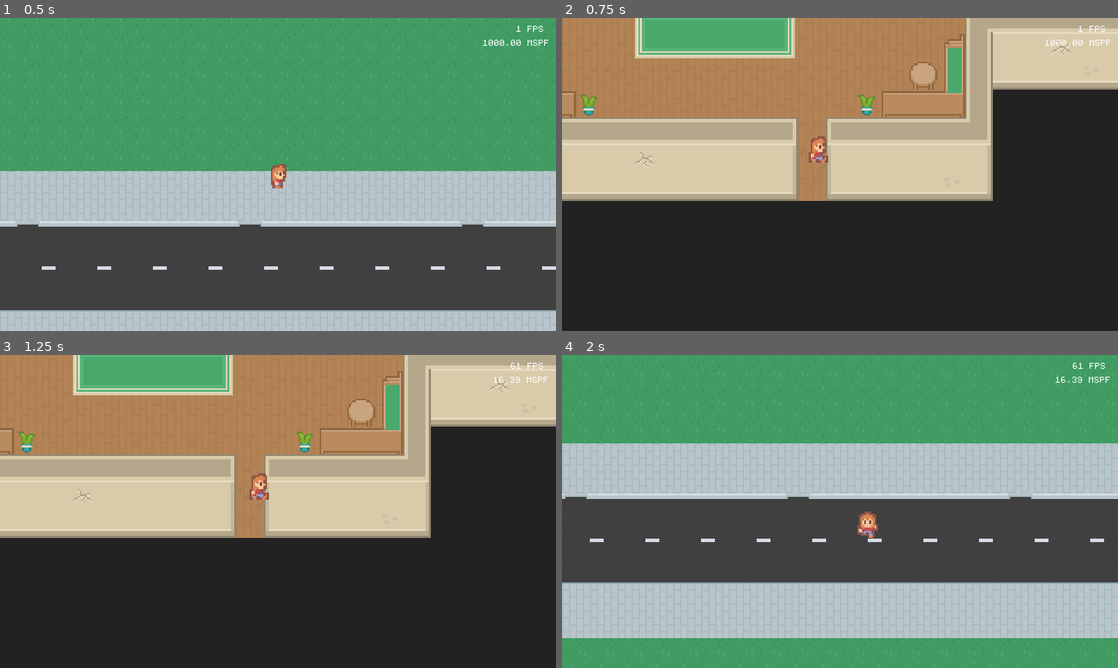
Above: before the commit, frames 1-4 (two rows, left to right).
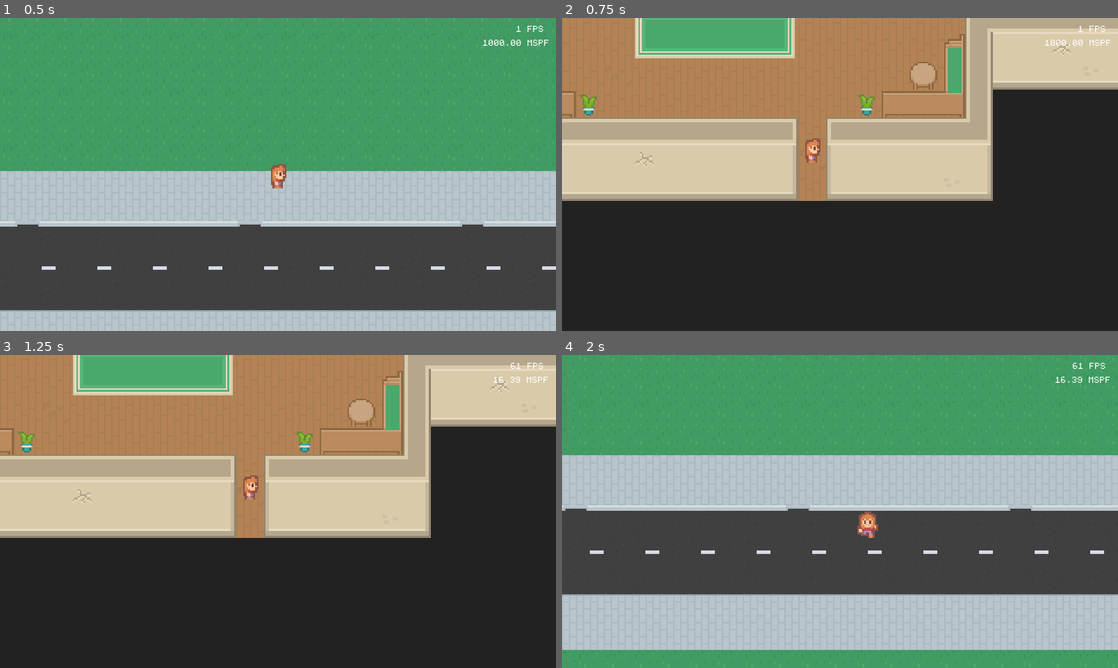
Above: after the commit, the same moments.

Repository: SilentByte/cysec-intern
Game: Godot game, scene res://scenes/main.tscn
Two runs of this game, one before a commit and one after it. Both use one fixed random seed, a clock stepped at 60 frames per second and the inputs below.
Inputs (mouse positions are in pixels of both pictures, inside the frame that each line leads up to):
- Up to frame 1 (0.5 s): no input
- Up to frame 2 (0.75 s): tap Enter at 0.5 s; move the mouse to (962, 158) at 0.52 s; hold D (move_east) from 0.53 s (still down); hold Shift (run) from 0.53 s (still down); tap E (interact) at 0.6 s
- Up to frame 3 (1.25 s): keep holding D (move_east); keep holding Shift (run)
- Up to frame 4 (2 s): tap Space at 1.25 s; move the mouse to (728, 527) at 1.27 s; release D (move_east) at 1.28 s; release Shift (run) at 1.28 s; hold Down (move_south) from 1.28 s (still down); tap Shift (run) at 1.35 s; tap E (interact) at 1.55 s

Frame 1 is identical in both runs. In frame 2, 0.2% of the frame differs, in the area x 43-48%, y 37-47%; in frame 3, 0.3%; in frame 4, 17%, in the area x 0-100%, y 28-95%.

Commit message:
Restrict movement after teleport

Diff:
--- a/actors/player/player.gd
+++ b/actors/player/player.gd
@@ -11,6 +11,7 @@
 var movement_direction := Vector2.ZERO
 var facing_direction := "east"
 var is_running := false
+var restrict_movement := false
 
 
 func _ready() -> void:
@@ -24,6 +25,7 @@
 
 
 func portal_to_global(pos: Vector2) -> void:
+	restrict_movement = true
 	global_position = pos
 
 	camera.smoothing_enabled = false
@@ -49,28 +51,35 @@
 func _process_input() -> void:
 	movement_direction = Vector2.ZERO
 
-	if Input.is_action_pressed("move_east"):
-		movement_direction.x += 1.0
-		facing_direction = "east"
+	if restrict_movement:
+		for a in ["move_east", "move_west", "move_north", "move_south", "interact", "run"]:
+			if Input.is_action_just_pressed(a):
+				restrict_movement = false
+				break
 
-	if Input.is_action_pressed("move_west"):
-		movement_direction.x -= 1.0
-		facing_direction = "west"
+	if not restrict_movement:
+		if Input.is_action_pressed("move_east"):
+			movement_direction.x += 1.0
+			facing_direction = "east"
 
-	if Input.is_action_pressed("move_north"):
-		movement_direction.y -= 1.0
-		facing_direction = "north"
+		if Input.is_action_pressed("move_west"):
+			movement_direction.x -= 1.0
+			facing_direction = "west"
 
-	if Input.is_action_pressed("move_south"):
-		movement_direction.y += 1.0
-		facing_direction = "south"
+		if Input.is_action_pressed("move_north"):
+			movement_direction.y -= 1.0
+			facing_direction = "north"
 
-	if Input.is_action_just_pressed("interact"):
-		var interactable = forward_ray_cast.get_collider()
-		if forward_ray_cast.is_colliding():
-			Utils.try_call(interactable, "interact")
+		if Input.is_action_pressed("move_south"):
+			movement_direction.y += 1.0
+			facing_direction = "south"
 
-	is_running = Input.is_action_pressed("run")
+		if Input.is_action_just_pressed("interact"):
+			var interactable = forward_ray_cast.get_collider()
+			if forward_ray_cast.is_colliding():
+				Utils.try_call(interactable, "interact")
+
+		is_running = Input.is_action_pressed("run")
 
 
 func _process_animation() -> void:
--- a/actors/player/player.tscn
+++ b/actors/player/player.tscn
@@ -26,21 +26,6 @@
 "name": "north_walk",
 "speed": 5.0
 }, {
-"frames": [ ExtResource( 9 ) ],
-"loop": true,
-"name": "north_idle",
-"speed": 5.0
-}, {
-"frames": [ ExtResource( 15 ) ],
-"loop": true,
-"name": "west_idle",
-"speed": 5.0
-}, {
-"frames": [ ExtResource( 4 ) ],
-"loop": true,
-"name": "east_idle",
-"speed": 5.0
-}, {
 "frames": [ ExtResource( 14 ), ExtResource( 12 ), ExtResource( 7 ), ExtResource( 6 ) ],
 "loop": true,
 "name": "west_walk",
@@ -59,6 +44,21 @@
 "frames": [ ExtResource( 3 ), ExtResource( 2 ), ExtResource( 1 ), ExtResource( 5 ) ],
 "loop": true,
 "name": "east_walk",
+"speed": 5.0
+}, {
+"frames": [ ExtResource( 9 ) ],
+"loop": true,
+"name": "north_idle",
+"speed": 5.0
+}, {
+"frames": [ ExtResource( 15 ) ],
+"loop": true,
+"name": "west_idle",
+"speed": 5.0
+}, {
+"frames": [ ExtResource( 4 ) ],
+"loop": true,
+"name": "east_idle",
 "speed": 5.0
 } ]
 
